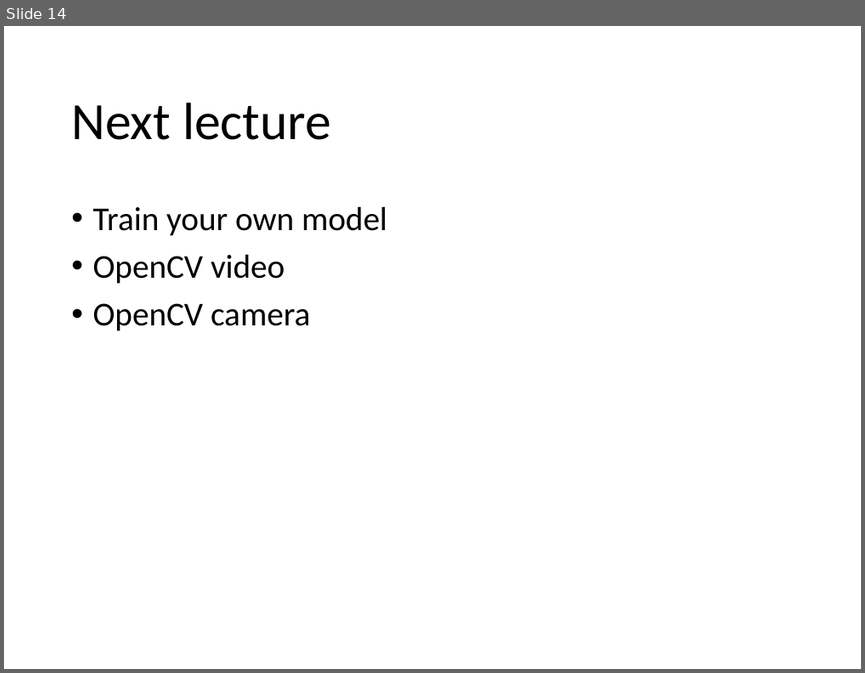
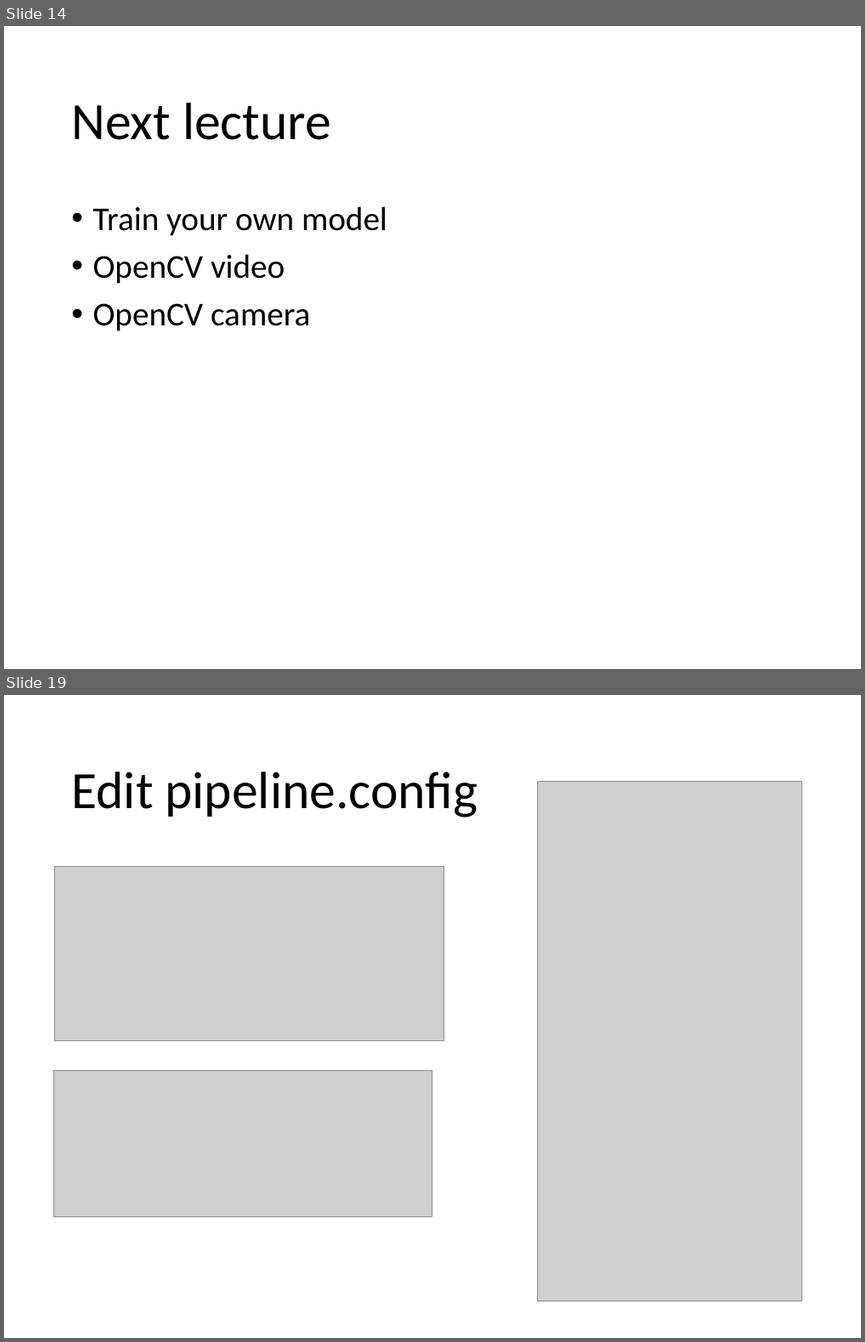
Before and after one commit to YichaoOU/self_driving_car, a slide deck: Tutorial/TensorFlow-Obj-API.pptx. Shown one above the other, each under a label of ours: slide 14 before the commit, slides 14 and 19 after it; the slides between them are not shown. The pictures are 865x673 and 865x1342 pixels, drawn with LibreOffice and Linux fonts; fonts in the diff are those of the drawing; grey boxes stand for pictures. Boxes give left, top, right and bottom in pixels: in the first picture for what was removed or moved away, otherwise in the second. Text is boxed around its words. In the diff, an @@ line names an element or a change of style, - is before the commit and + after.

```diff
--- a/Tutorial/TensorFlow-Obj-API.pptx
+++ b/Tutorial/TensorFlow-Obj-API.pptx
@@ slide 19 added at [4,695,861,1338], background #FFFFFF @@
@@ title added at [71,771,478,817], 44 pt, text #000000 @@
+Edit pipeline.config
@@ picture added at [538,781,801,1301] @@
@@ picture added at [54,867,443,1041] @@
@@ picture added at [53,1071,432,1217] @@
```
Also in this commit, not shown: 5 other slides added, 6 slides removed, 26 other files.
